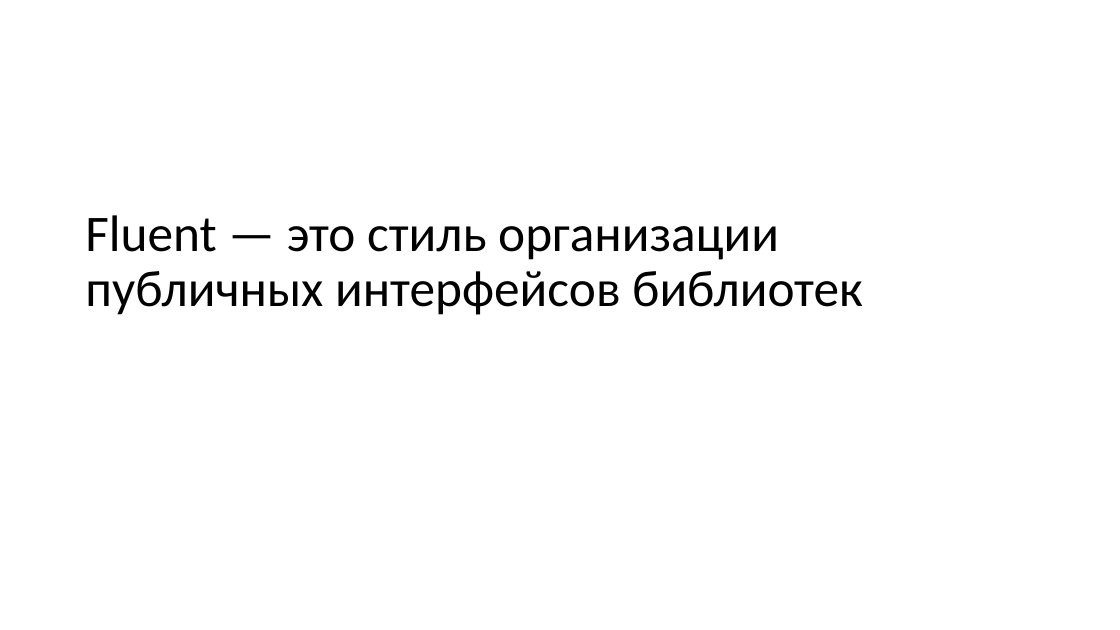
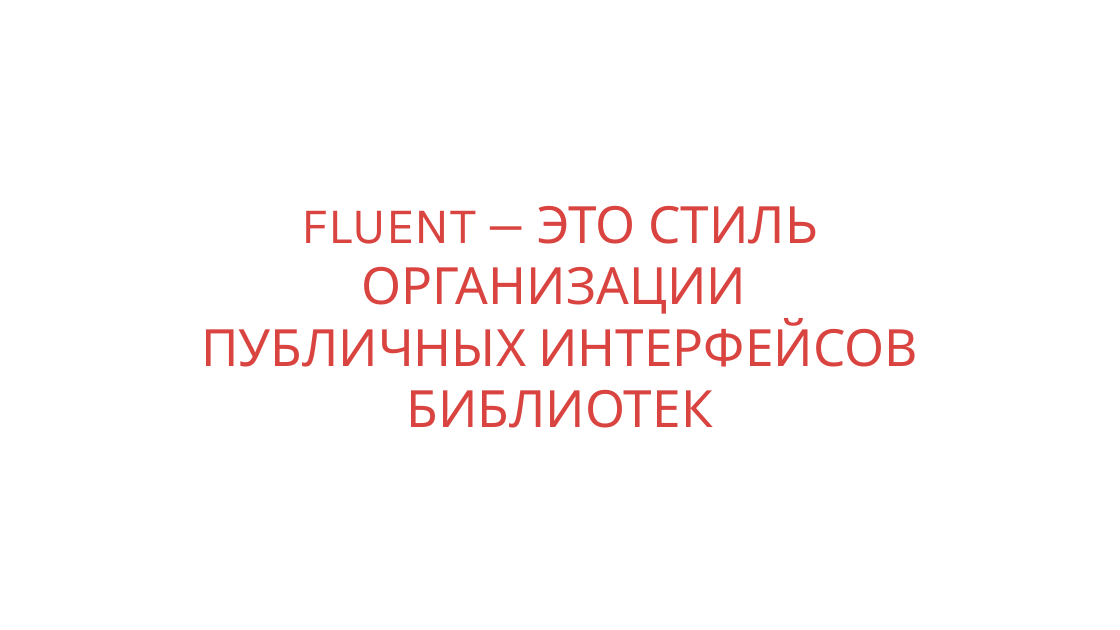
Before and after one commit to kontur-courses/fluent-api, a slide deck: slide 3 of fluent-api.pptx (slide 2 before the commit). Drawn at 1120x630 pixels with LibreOffice and Linux fonts; fonts in the diff are those of the drawing. Boxes give left, top, right and bottom in pixels: in the first picture for what was removed or moved away, otherwise in the second. Text is boxed around its words. In the diff, an @@ line names an element or a change of style, - is before the commit and + after.

```diff
--- a/fluent-api.pptx
+++ b/fluent-api.pptx
@@ title at box(201, 206, 918, 428): text changed; font Calibri to Karla; text colour #000000 to #D94440 @@
-Fluent — это стиль организации
-публичных интерфейсов библиотек
+FLUENT — ЭТО СТИЛЬ ОРГАНИЗАЦИИ
+ПУБЛИЧНЫХ ИНТЕРФЕЙСОВ БИБЛИОТЕК
```
Also in this commit, not shown: 29 other slides changed, 6 slides added.
